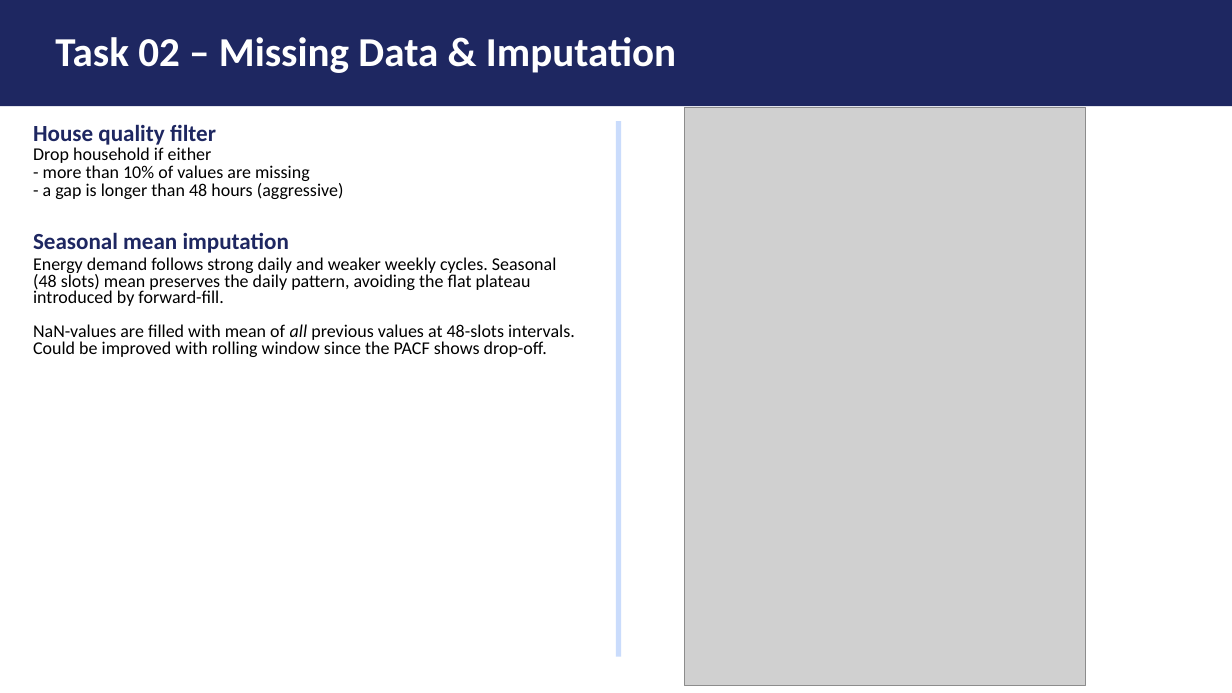
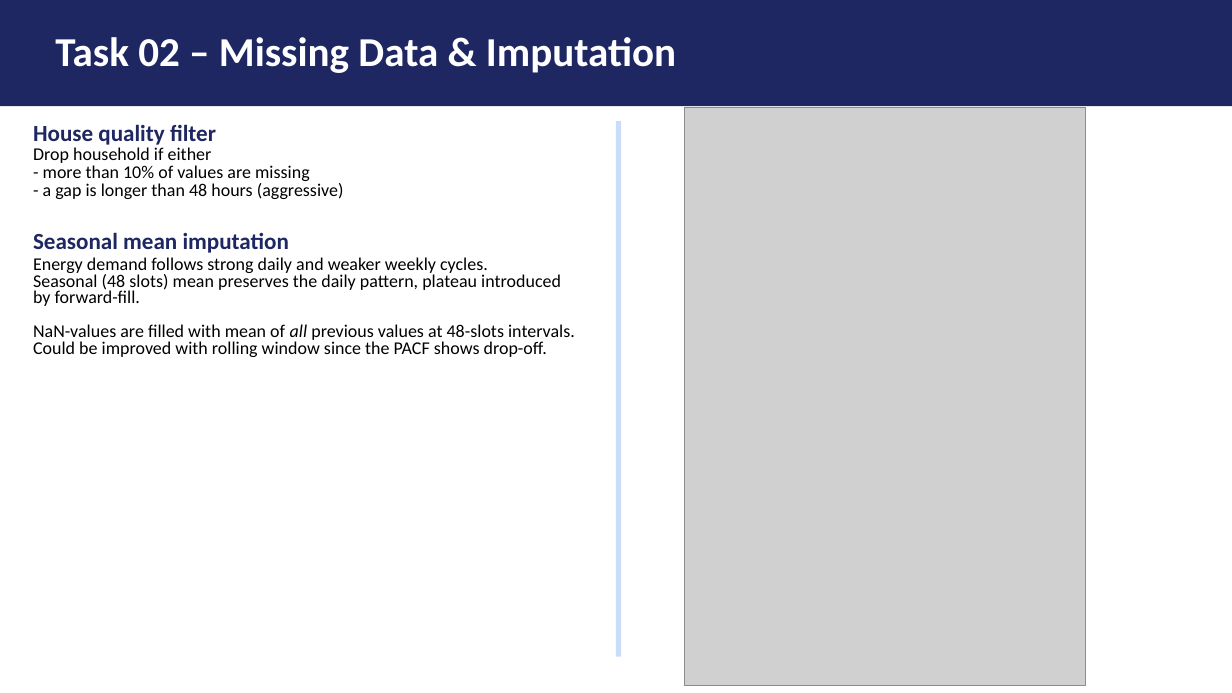
Before and after one commit to FVardi/PhD-Courses, a slide deck: slide 2 of Deep learning for time-series/Assignment 2/Presentation.pptx. Drawn at 1232x693 pixels with LibreOffice and Linux fonts; fonts in the diff are those of the drawing; grey boxes stand for pictures. Boxes give left, top, right and bottom in pixels: in the first picture for what was removed or moved away, otherwise in the second. Text is boxed around its words. In the diff, an @@ line names an element or a change of style, - is before the commit and + after.

```diff
--- a/Deep learning for time-series/Assignment 2/Presentation.pptx
+++ b/Deep learning for time-series/Assignment 2/Presentation.pptx
@@ text at [33, 257, 575, 357]: text changed @@
-Energy demand follows strong daily and weaker weekly cycles. Seasonal (48 slots) mean preserves the daily pattern, avoiding the flat plateau introduced by forward-fill.
-NaN-values are filled with mean of all previous values at 48-slots intervals. Could be improved with rolling window since the PACF shows drop-off.
+Energy demand follows strong daily and weaker weekly cycles.
+Seasonal (48 slots) mean preserves the daily pattern, plateau introduced by forward-fill.
+NaN-values are filled with mean of all previous values at 48-slots intervals. Could be improved with rolling window since the PACF shows drop-off.
```
Also in this commit, not shown: 4 other slides changed, 24 other files.
